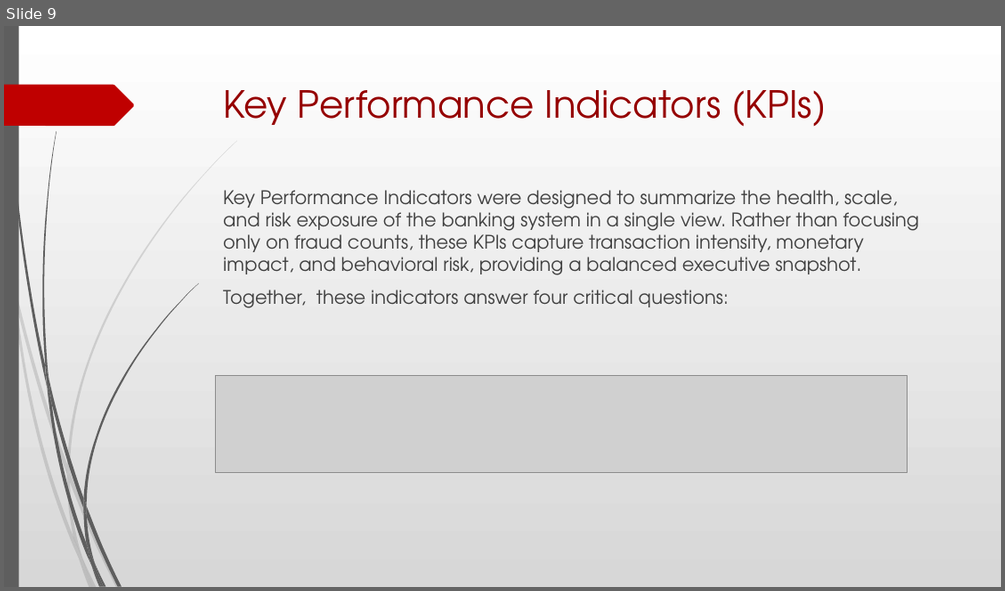
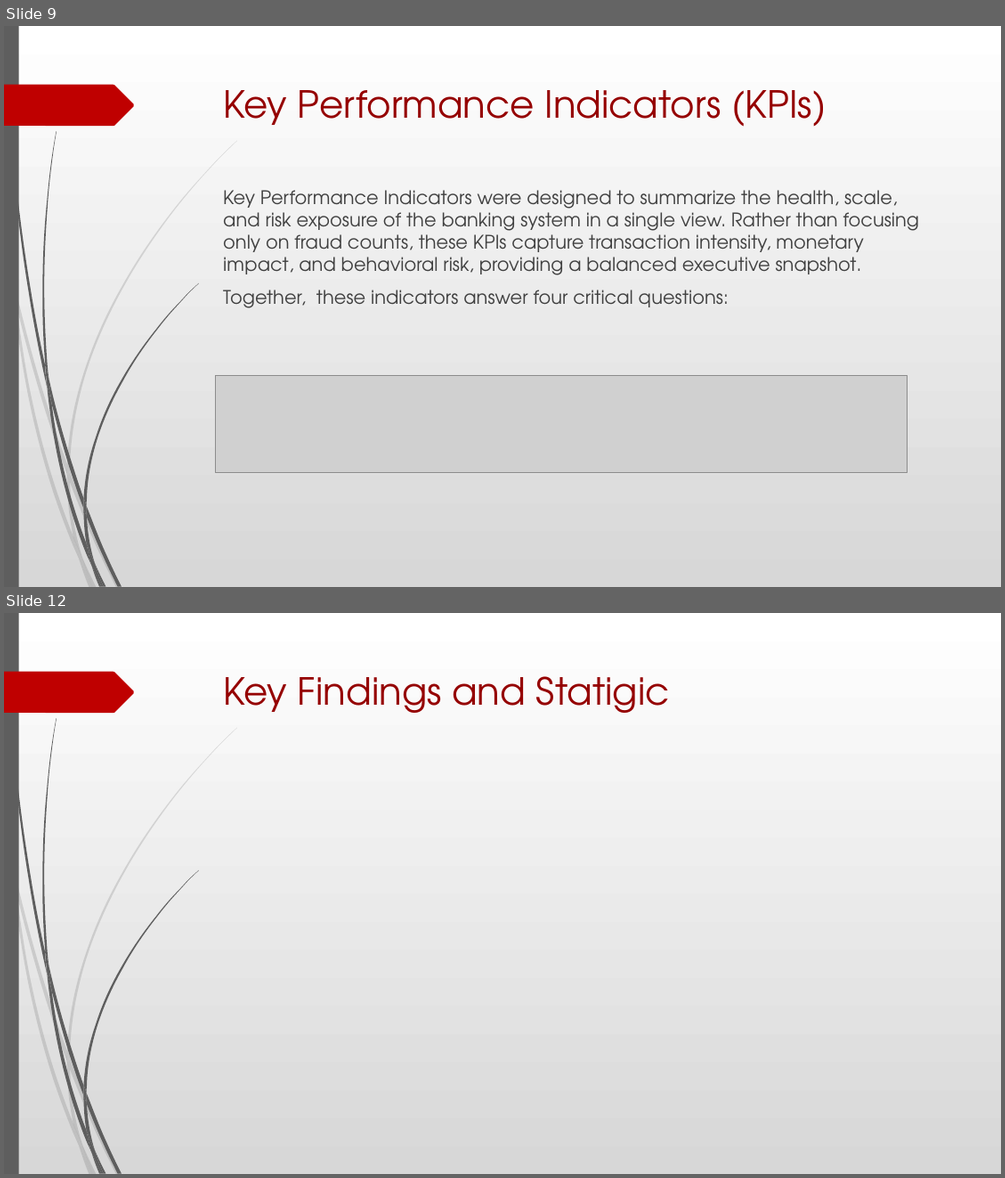
Before and after one commit to Garvdudy/ETL-Banking-Transactions-Combined-Pipeline-Project, a slide deck: Global Banking Fraud Detection & Risk Analysis Presentation.pptx. Shown one above the other, each under a label of ours: slide 9 before the commit, slides 9 and 12 after it; the slides between them are not shown. The pictures are 1005x591 and 1005x1178 pixels, drawn with LibreOffice and Linux fonts; fonts in the diff are those of the drawing; grey boxes stand for pictures. Boxes give left, top, right and bottom in pixels: in the first picture for what was removed or moved away, otherwise in the second. Text is boxed around its words. In the diff, an @@ line names an element or a change of style, - is before the commit and + after.

```diff
--- a/Global Banking Fraud Detection & Risk Analysis Presentation.pptx
+++ b/Global Banking Fraud Detection & Risk Analysis Presentation.pptx
@@ slide 12 added at (4,613,1001,1174), background gradient #FFFFFF to #D7D7D7; not listed: 24 template elements that a slide beside it also shows @@
@@ title added at (224,676,670,713), 36 pt, text #950000 @@
+Key Findings and Statigic
```
Also in this commit, not shown: 1 slide changed, 1 other slide added.
